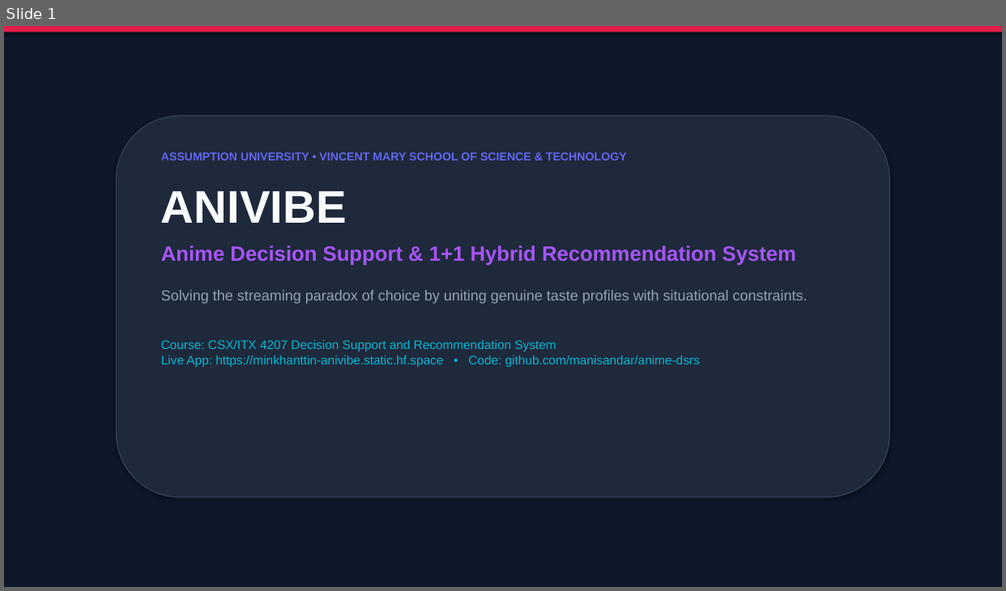
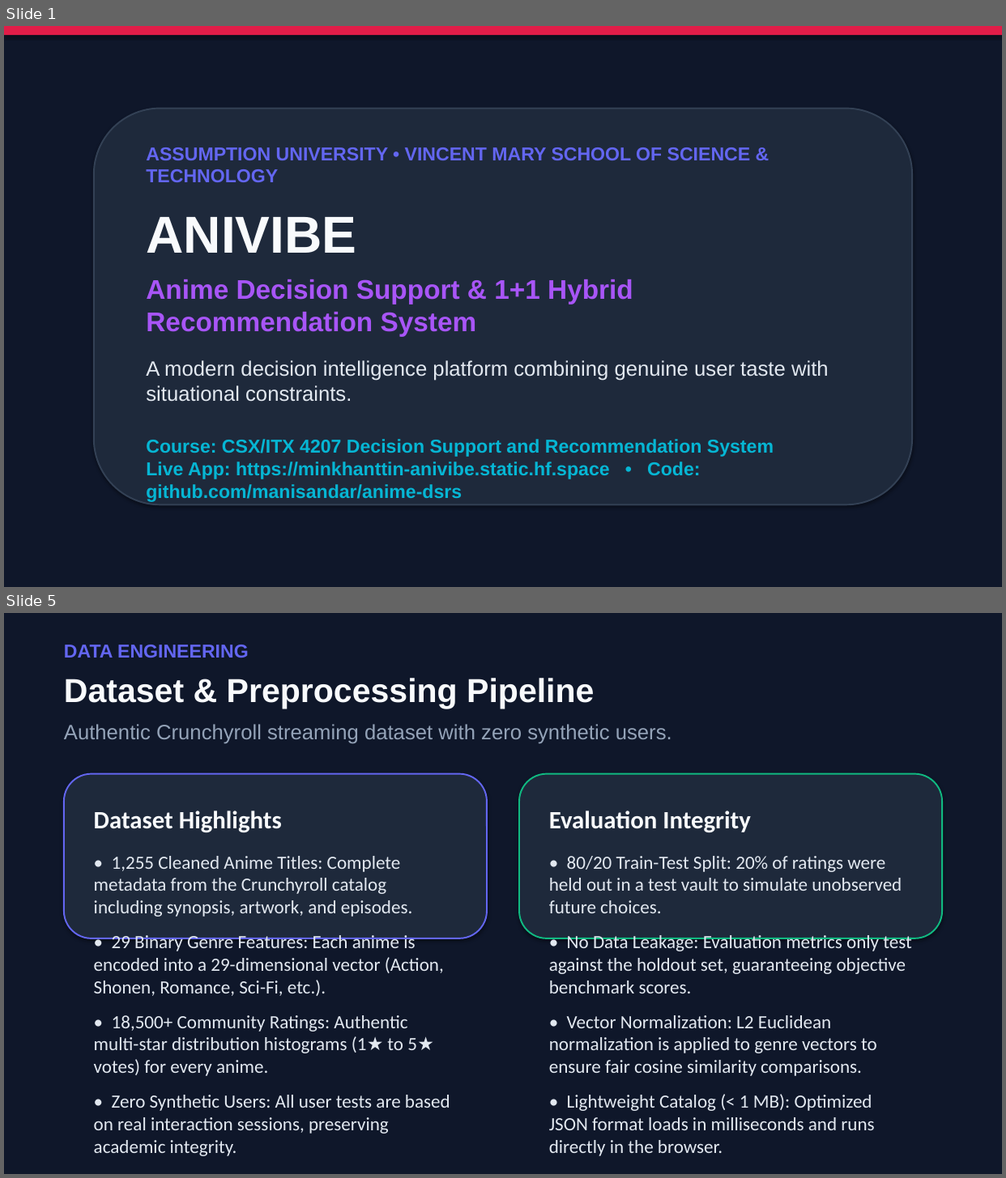
Before and after one commit to manisandar/anime-dsrs, a slide deck: ANIVIBE_Presentation.pptx. Shown one above the other, each under a label of ours: slide 1 before the commit, slides 1 and 5 after it; the slides between them are not shown. The pictures are 1006x591 and 1006x1178 pixels, drawn with LibreOffice and Linux fonts; fonts in the diff are those of the drawing. Boxes give left, top, right and bottom in pixels: in the first picture for what was removed or moved away, otherwise in the second. Text is boxed around its words. In the diff, an @@ line names an element or a change of style, - is before the commit and + after.

Commit message:
docs: revise presentation slides with min 18pt font and detailed clear explanations

```diff
--- a/ANIVIBE_Presentation.pptx
+++ b/ANIVIBE_Presentation.pptx
@@ slide 5 added at [4, 613, 1002, 1174], background #FFFFFF @@
@@ rectangle added at [4, 613, 1002, 1174], fill #0F172A @@
@@ text added at [64, 645, 249, 658], 18 pt, text #6366F1, bold @@
+DATA ENGINEERING
@@ text added at [64, 678, 594, 709], 32 pt, text #F8FAFC, bold @@
+Dataset & Preprocessing Pipeline
@@ text added at [64, 724, 672, 744], 20 pt, text #94A3B8 @@
+Authentic Crunchyroll streaming dataset with zero synthetic users.
@@ rounded rectangle added at [64, 774, 487, 939], fill #1E293B, outline #6366F1 1.5 pt @@
@@ rounded rectangle added at [519, 774, 942, 939], fill #1E293B, outline #10B981 1.5 pt @@
@@ text added at [94, 811, 450, 1157], 18 pt, text #E2E8F0 @@
+Dataset Highlights
+• 1,255 Cleaned Anime Titles: Complete metadata from the Crunchyroll catalog including synopsis, artwork, and episodes.
+• 29 Binary Genre Features: Each anime is encoded into a 29-dimensional vector (Action, Shonen, Romance, Sci-Fi, etc.).
+• 18,500+ Community Ratings: Authentic multi-star distribution histograms (1★ to 5★ votes) for every anime.
+• Zero Synthetic Users: All user tests are based on real interaction sessions, preserving academic integrity.
@@ text added at [549, 811, 911, 1157], 18 pt, text #E2E8F0 @@
+Evaluation Integrity
+• 80/20 Train-Test Split: 20% of ratings were held out in a test vault to simulate unobserved future choices.
+• No Data Leakage: Evaluation metrics only test against the holdout set, guaranteeing objective benchmark scores.
+• Vector Normalization: L2 Euclidean normalization is applied to genre vectors to ensure fair cosine similarity comparisons.
+• Lightweight Catalog (< 1 MB): Optimized JSON format loads in milliseconds and runs directly in the browser.
@@ slide 1 changed as well @@
@@ rectangle: place and size @@
-rectangle at [4, 26, 1002, 32]
+rectangle at [4, 26, 1002, 35]
@@ rounded rectangle: place and size @@
-rounded rectangle at [117, 116, 889, 497]
+rounded rectangle at [94, 109, 912, 506]
@@ rounded rectangle at [94, 109, 912, 506]: outline #334155 1 pt to #334155 1.5 pt @@
@@ text "ASSUMPTION UNIVERSITY • VINCENT MARY ...": place and size @@
-text "ASSUMPTION UNIVERSITY • VINCENT MARY ..." at [161, 152, 808, 367]
+text "ASSUMPTION UNIVERSITY • VINCENT MARY ..." at [146, 148, 829, 480]
@@ text at [146, 148, 774, 480]: size 11 to 18 pt in "ASSUMPTION UNIVERSITY • VINCENT MARY SCHOOL OF ..."; size 44 to 50 pt in "ANIVIBE"; size 20 to 26 pt in "Anime Decision Support & 1+1 Hybrid Recommendation ..."; size 12 to 18 pt, bold on in "Course: CSX/ITX 4207 Decision Support and Recommendation ..."; less space between paragraphs @@
@@ text at [146, 361, 829, 402]: text changed; size 14 to 20 pt; text colour #94A3B8 to #E2E8F0 @@
-Solving the streaming paradox of choice by uniting genuine taste profiles with situational constraints.
+A modern decision intelligence platform combining genuine user taste with situational constraints.
```
Also in this commit, not shown: 4 other slides changed, 10 other slides added, 7 slides removed, 1 other file.
